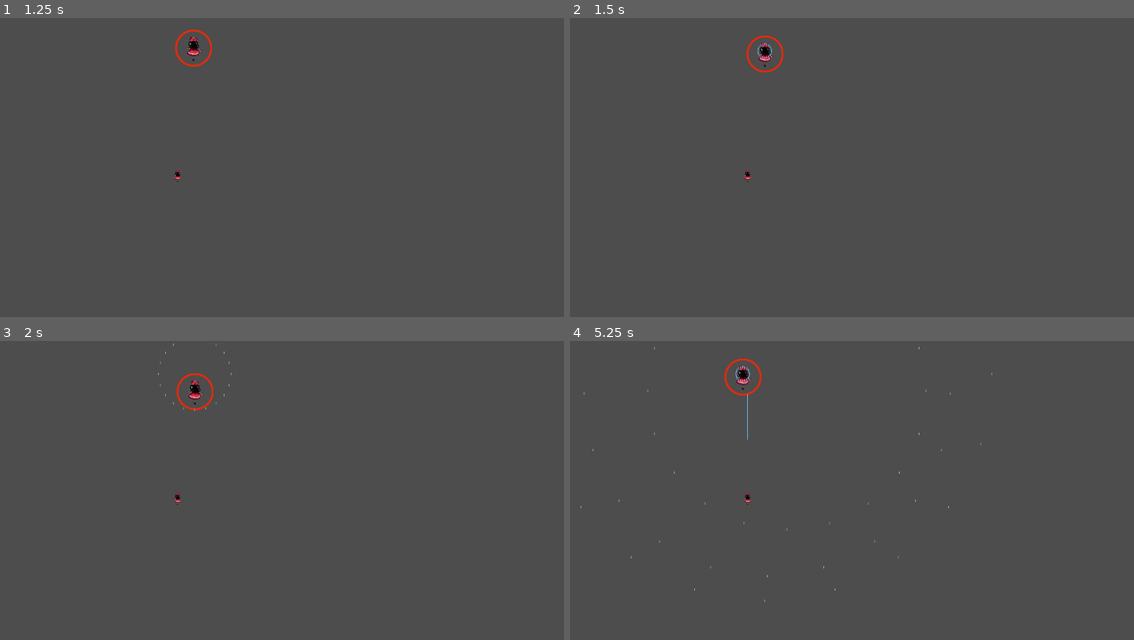
Above: before the commit, frames 1-4 (two rows, left to right).
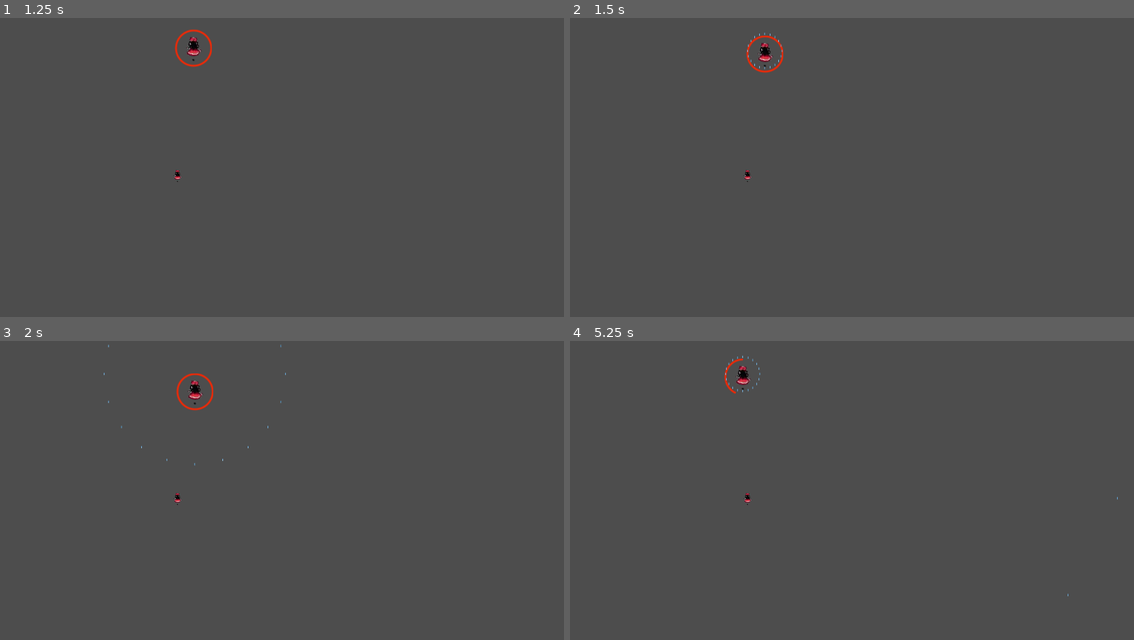
Above: after the commit, the same moments.

Repository: GraulierBrice/PhantasmagoriaShowdown
Game: Godot game, scene res://main_scene.tscn
The game is run twice, just before and just after one commit, with the same random seed, the same clock (stepped at 60 frames per second) and the same inputs.
Inputs:
- Up to frame 1 (1.25 s): tap Enter at 0.5 s; hold D (boss_right) from 0.53 s (still down); hold Shift (focus) from 0.53 s (still down)
- Up to frame 2 (1.5 s): release D (boss_right) at 1.28 s; release Shift (focus) at 1.28 s; hold S (boss_down) from 1.28 s (still down); tap 1 (pattern_1) at 1.35 s
- Up to frame 3 (2 s): keep holding S (boss_down)
- Up to frame 4 (5.25 s): release S (boss_down) at 2.03 s; hold D (boss_right) 2.03-2.78 s; tap 2 (pattern_2) at 2.1 s; hold W (boss_up) 2.78-3.53 s; tap 3 (pattern_3) at 2.85 s; hold Z (shoot) 3.53-4.28 s; hold A (boss_left) 3.53-5.03 s; tap Shift (focus) at 4.35 s; hold S (boss_down) from 5.03 s (still down); tap 1 (pattern_1) at 5.1 s

Frame 1 is identical in both runs. In frame 2, less than 0.1% of the frame differs, in the area x 31-38%, y 4-18%; in frame 3, less than 0.1%; in frame 4, 0.2%, in the area x 1-98%, y 1-88%.

Commit message:
Restructured
- Removed errors that causes issues on previews. Uses "can_preview" variable to wait for ressource to be loaded on tree entered.
- Pattern ring now inherits pattern Bullet, a generic pattern for using bullets (as opposed to lazers or something completely different.)

Diff:
--- a/Resources/bullet_stats.tres
+++ b/Resources/bullet_stats.tres
@@ -18,5 +18,6 @@
 
 [resource]
 script = SubResource("GDScript_b78k3")
-speed = 200.0
-turn_angle = 2.0
+speed = 500.0
+damage = 10.0
+turn_angle = 6.0
--- a/Scenes/Bullets/Bullet.gd
+++ b/Scenes/Bullets/Bullet.gd
@@ -15,7 +15,6 @@
 func _ready():
 	if stats:
 		speed = stats.speed
-		print(speed)
 		damage = stats.damage
 
 func _process(delta):
--- a/Scenes/Patterns/pattern.gd
+++ b/Scenes/Patterns/pattern.gd
@@ -3,31 +3,37 @@
 
 class_name Pattern
 
+## Exported Variables
 @export var cooldown: float = 1.0:
 	set(new_cooldown):
 		cooldown = new_cooldown
 		timer.wait_time = cooldown
-		if Engine.is_editor_hint() and is_processing():
+		if Engine.is_editor_hint() and can_preview:
 			preview()
 @export var mana_cost: int = 1
+
+## Variables
 var timer: Timer = Timer.new()
-
-
 var is_on_cooldown := false
+var can_preview: bool = false
 
 func _init():
 	timer.wait_time = cooldown
 	if not Engine.is_editor_hint():
 		add_child(timer)
 
-func activate(owner):
+func _ready():
+	if not Engine.is_editor_hint():
+		execute(self)
+
+func activate(pattern_owner):
 	if is_on_cooldown:
 		return
 
-	execute(owner)
+	execute(pattern_owner)
 	start_cooldown()
 
-func execute(owner):
+func execute(pattern_owner):
 	# Override in child classes
 	pass
 
@@ -44,11 +50,11 @@
 
 
 func _on_tree_entered():
-	if owner == get_tree().edited_scene_root:
-		print("preview")
-		if Engine.is_editor_hint():
+	can_preview = true
+	if Engine.is_editor_hint():
+		if not timer.get_parent():
 			add_child(timer)
 			timer.start()
 			timer.timeout.connect(preview)
-			preview()
+		preview()
 	pass # Replace with function body.
--- /dev/null
+++ b/Scenes/Patterns/pattern_bullet.gd
@@ -0,0 +1,43 @@
+@tool
+extends Pattern
+
+class_name PatternBullet
+
+@export var bullet_scene: PackedScene
+@export var bullet_stats: Resource:
+	set(new_stats):
+		bullet_stats = new_stats
+		if Engine.is_editor_hint() and can_preview:
+			preview()
+
+func execute(pattern_owner):
+	get_tree().current_scene.add_child(spawn_bullet())
+
+
+func preview():
+	if get_tree():
+		if owner == get_tree().edited_scene_root:
+
+			##Remove all chilren
+			for b in get_children():
+				if b is Bullet:
+					remove_child(b)
+					b.queue_free()
+
+			## Create bullet
+			var bullet = spawn_bullet()
+			add_child(bullet)
+			bullet.owner = get_tree().edited_scene_root
+
+			if timer.is_inside_tree():
+				timer.start()
+
+##Creates a bullet to spawn
+func spawn_bullet(dir: Vector2 = Vector2.UP, pos:Vector2=owner.global_position)->Bullet:
+	var bullet = bullet_scene.instantiate()
+
+	bullet.direction = dir
+	bullet.stats = bullet_stats
+	#TODO: Check owner faction. Might use this system for players.
+	bullet.faction = Globals.EFaction.BOSS
+	return bullet
--- /dev/null
+++ b/Scenes/Patterns/pattern_bullet.tscn
@@ -0,0 +1,11 @@
+[gd_scene load_steps=5 format=3 uid="uid://cv7gqmok8a7ju"]
+
+[ext_resource type="PackedScene" uid="uid://blm8uv7n8lhlt" path="res://Scenes/Patterns/pattern.tscn" id="1_yavly"]
+[ext_resource type="Script" uid="uid://dsmseh6lapkhh" path="res://Scenes/Patterns/pattern_bullet.gd" id="2_2gkk1"]
+[ext_resource type="PackedScene" uid="uid://5qxjpqjgu0fb" path="res://Scenes/Bullets/Bullet.tscn" id="3_4bwed"]
+[ext_resource type="Resource" uid="uid://ducnr3i2wa2fa" path="res://Resources/bullet_stats.tres" id="4_fg0pl"]
+
+[node name="PatternBullet" instance=ExtResource("1_yavly")]
+script = ExtResource("2_2gkk1")
+bullet_scene = ExtResource("3_4bwed")
+bullet_stats = ExtResource("4_fg0pl")
--- a/Scenes/Patterns/pattern_ring.gd
+++ b/Scenes/Patterns/pattern_ring.gd
@@ -1,26 +1,16 @@
 @tool
-extends Pattern
+extends PatternBullet
 
 
-@export var bullet_scene: PackedScene
 @export var bullet_count: int = 20:
 	set(new_count):
 		bullet_count = new_count
-		if Engine.is_editor_hint():
+		if Engine.is_editor_hint() and can_preview:
 			preview()
 
-@export var bullet_stats: Resource:
-	set(new_stats):
-		bullet_stats = new_stats
-		if Engine.is_editor_hint():
-			preview()
 
-func _ready():
-	if not Engine.is_editor_hint():
-		execute(self)
-
-func execute(owner):
-	var center = owner.global_position
+func execute(pattern_owner):
+	var center = pattern_owner.global_position
 
 	for i in range(bullet_count):
 		var angle = (TAU / bullet_count) * i
--- a/Scenes/Patterns/pattern_ring.tscn
+++ b/Scenes/Patterns/pattern_ring.tscn
@@ -1,12 +1,8 @@
-[gd_scene load_steps=4 format=3 uid="uid://5x3wbrf4v400"]
+[gd_scene load_steps=3 format=3 uid="uid://dy537eafk007a"]
 
 [ext_resource type="Script" uid="uid://cgpifw3llpn2v" path="res://Scenes/Patterns/pattern_ring.gd" id="1_2khla"]
-[ext_resource type="PackedScene" uid="uid://5qxjpqjgu0fb" path="res://Scenes/Bullets/Bullet.tscn" id="2_lafgt"]
-[ext_resource type="Resource" uid="uid://ducnr3i2wa2fa" path="res://Resources/bullet_stats.tres" id="3_7oovf"]
+[ext_resource type="PackedScene" uid="uid://cv7gqmok8a7ju" path="res://Scenes/Patterns/pattern_bullet.tscn" id="1_m81la"]
 
-[node name="PatternRing" type="Node2D"]
+[node name="PatternRing" instance=ExtResource("1_m81la")]
 script = ExtResource("1_2khla")
-bullet_scene = ExtResource("2_lafgt")
-bullet_stats = ExtResource("3_7oovf")
-
-[connection signal="tree_entered" from="." to="." method="_on_tree_entered"]
+bullet_count = 20
Not shown: 1 places in Scenes/Patterns/pattern.tscn that only renumber resources
Not shown, added: Scenes/Patterns/pattern_bullet.gd.uid
